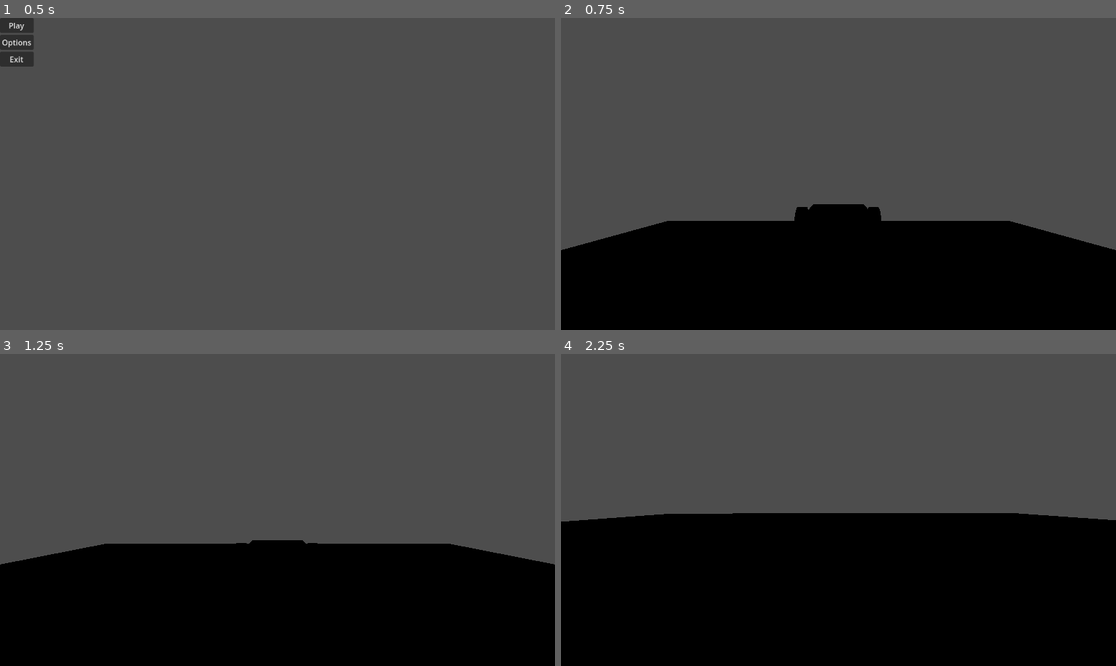
Above: before the commit, frames 1-4 (two rows, left to right).
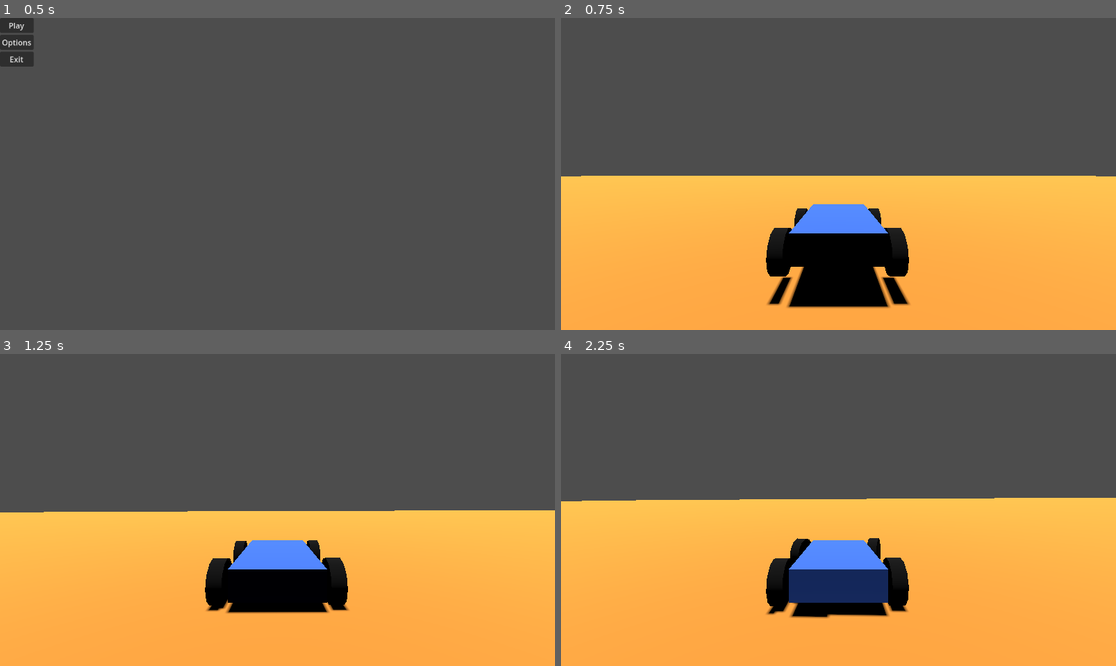
Above: after the commit, the same moments.

Repository: Aadniz/pqcrg
Game: Godot game, scene res://main_menu.tscn
Two runs of this game, one before a commit and one after it. Both use one fixed random seed, a clock stepped at 60 frames per second and the inputs below.
Inputs:
- Up to frame 1 (0.5 s): no input
- Up to frame 2 (0.75 s): click "Play" at 0.5 s
- Up to frame 3 (1.25 s): no input
- Up to frame 4 (2.25 s): hold D (right) 1.28-2.03 s; hold S (backward) from 2.03 s (still down)

Frame 1 is identical in both runs. In frame 2, 44% of the frame differs, in the area x 0-100%, y 50-100%; in frame 3, 46%; in frame 4, 52%, in the area x 0-100%, y 46-100%.

Commit message:
Changed car physics

Diff:
--- a/prototypegame/car.gd
+++ b/prototypegame/car.gd
@@ -1,20 +1,8 @@
 extends VehicleBody3D
 
-var max_rpm = 500
-var max_torque = 200
+const MAX_STEER = 0.8
+const ENGINE_POWER = 300
 
-func _physics_process(delta):
-	steering = lerp(steering, Input.get_axis("right","left") * 0.4 , 5 * delta)
-	var acceleration = Input.get_axis("backward","forward")
-	var rpm = $back_left_wheel.get_rpm()
-	$back_left_wheel.engine_force = acceleration * max_torque * (1-rpm/max_rpm)
-	rpm = $back_right_wheel.get_rpm()
-	$back_right_wheel.engine_force = acceleration * max_torque * (1-rpm/max_rpm)
-# Called when the node enters the scene tree for the first time.
-func _ready():
-	pass # Replace with function body.
-
-
-# Called every frame. 'delta' is the elapsed time since the previous frame.
 func _process(delta):
-	pass
+	steering = move_toward(steering, Input.get_axis("right","left")*MAX_STEER,delta*2.5)
+	engine_force = Input.get_axis("backward","forward") * ENGINE_POWER
--- a/prototypegame/game.tscn
+++ b/prototypegame/game.tscn
@@ -1,16 +1,23 @@
-[gd_scene load_steps=10 format=3 uid="uid://bkcgkr3bw3qdv"]
+[gd_scene load_steps=12 format=3 uid="uid://bkcgkr3bw3qdv"]
 
 [ext_resource type="Script" path="res://game.gd" id="1_i6f0p"]
 [ext_resource type="Script" path="res://car.gd" id="2_cvreh"]
 [ext_resource type="PackedScene" uid="uid://d0md85xn4okgj" path="res://pause_menu.tscn" id="3_f7hdu"]
 
+[sub_resource type="StandardMaterial3D" id="StandardMaterial3D_bgms1"]
+albedo_color = Color(1, 0.639216, 0.231373, 1)
+
 [sub_resource type="BoxMesh" id="BoxMesh_5tlra"]
-size = Vector3(50, 1, 50)
+size = Vector3(500, 1, 500)
 
-[sub_resource type="ConcavePolygonShape3D" id="ConcavePolygonShape3D_l8ixe"]
-data = PackedVector3Array(-25, 0.5, 25, 25, 0.5, 25, -25, -0.5, 25, 25, 0.5, 25, 25, -0.5, 25, -25, -0.5, 25, 25, 0.5, -25, -25, 0.5, -25, 25, -0.5, -25, -25, 0.5, -25, -25, -0.5, -25, 25, -0.5, -25, 25, 0.5, 25, 25, 0.5, -25, 25, -0.5, 25, 25, 0.5, -25, 25, -0.5, -25, 25, -0.5, 25, -25, 0.5, -25, -25, 0.5, 25, -25, -0.5, -25, -25, 0.5, 25, -25, -0.5, 25, -25, -0.5, -25, 25, 0.5, 25, -25, 0.5, 25, 25, 0.5, -25, -25, 0.5, 25, -25, 0.5, -25, 25, 0.5, -25, -25, -0.5, 25, 25, -0.5, 25, -25, -0.5, -25, 25, -0.5, 25, 25, -0.5, -25, -25, -0.5, -25)
+[sub_resource type="ConcavePolygonShape3D" id="ConcavePolygonShape3D_n0n11"]
+data = PackedVector3Array(-250, 0.5, 250, 250, 0.5, 250, -250, -0.5, 250, 250, 0.5, 250, 250, -0.5, 250, -250, -0.5, 250, 250, 0.5, -250, -250, 0.5, -250, 250, -0.5, -250, -250, 0.5, -250, -250, -0.5, -250, 250, -0.5, -250, 250, 0.5, 250, 250, 0.5, -250, 250, -0.5, 250, 250, 0.5, -250, 250, -0.5, -250, 250, -0.5, 250, -250, 0.5, -250, -250, 0.5, 250, -250, -0.5, -250, -250, 0.5, 250, -250, -0.5, 250, -250, -0.5, -250, 250, 0.5, 250, -250, 0.5, 250, 250, 0.5, -250, -250, 0.5, 250, -250, 0.5, -250, 250, 0.5, -250, -250, -0.5, 250, 250, -0.5, 250, -250, -0.5, -250, 250, -0.5, 250, 250, -0.5, -250, -250, -0.5, -250)
+
+[sub_resource type="StandardMaterial3D" id="StandardMaterial3D_2tnjf"]
+albedo_color = Color(0.270588, 0.47451, 1, 1)
 
 [sub_resource type="BoxMesh" id="BoxMesh_kfl61"]
+material = SubResource("StandardMaterial3D_2tnjf")
 size = Vector3(1.5, 0.5, 3)
 
 [sub_resource type="ConvexPolygonShape3D" id="ConvexPolygonShape3D_gviim"]
@@ -30,15 +37,17 @@
 script = ExtResource("1_i6f0p")
 
 [node name="ground" type="MeshInstance3D" parent="."]
+material_override = SubResource("StandardMaterial3D_bgms1")
 mesh = SubResource("BoxMesh_5tlra")
 
 [node name="StaticBody3D" type="StaticBody3D" parent="ground"]
 
 [node name="CollisionShape3D" type="CollisionShape3D" parent="ground/StaticBody3D"]
-shape = SubResource("ConcavePolygonShape3D_l8ixe")
+shape = SubResource("ConcavePolygonShape3D_n0n11")
 
 [node name="car" type="VehicleBody3D" parent="."]
-transform = Transform3D(1, 0, 0, 0, 1, 0, 0, 0, 1, 0, 6.33977, 0)
+transform = Transform3D(1, 0, 0, 0, 1, 0, 0, 0, 1, 0, 1.74136, 0)
+gravity_scale = 3.0
 script = ExtResource("2_cvreh")
 
 [node name="car_body" type="MeshInstance3D" parent="car"]
@@ -51,9 +60,12 @@
 transform = Transform3D(1, 0, 0, 0, 1, 0, 0, 0, 1, 1, 0, 1)
 use_as_steering = true
 wheel_radius = 0.4
+wheel_rest_length = 0.2
+wheel_friction_slip = 1.0
 suspension_stiffness = 50.0
-damping_compression = 1.9
-damping_relaxation = 2.0
+suspension_max_force = 4000.0
+damping_compression = 0.3
+damping_relaxation = 0.5
 
 [node name="MeshInstance3D" type="MeshInstance3D" parent="car/front_left_wheel"]
 transform = Transform3D(-4.37114e-08, -1, 0, 1, -4.37114e-08, 0, 0, 0, 1, 0, 0, 0)
@@ -63,9 +75,12 @@
 transform = Transform3D(1, 0, 0, 0, 1, 0, 0, 0, 1, -0.968794, 0, 1)
 use_as_steering = true
 wheel_radius = 0.4
+wheel_rest_length = 0.2
+wheel_friction_slip = 1.0
 suspension_stiffness = 50.0
-damping_compression = 1.9
-damping_relaxation = 2.0
+suspension_max_force = 4000.0
+damping_compression = 0.3
+damping_relaxation = 0.5
 
 [node name="MeshInstance3D" type="MeshInstance3D" parent="car/front_right_wheel"]
 transform = Transform3D(-4.37114e-08, -1, 0, 1, -4.37114e-08, 0, 0, 0, 1, 0, 0, 0)
@@ -75,9 +90,12 @@
 transform = Transform3D(1, 0, 0, 0, 1, 0, 0, 0, 1, 1, 0, -1.01172)
 use_as_traction = true
 wheel_radius = 0.4
+wheel_rest_length = 0.2
+wheel_friction_slip = 1.0
 suspension_stiffness = 50.0
-damping_compression = 1.9
-damping_relaxation = 2.0
+suspension_max_force = 4000.0
+damping_compression = 0.3
+damping_relaxation = 0.5
 
 [node name="MeshInstance3D" type="MeshInstance3D" parent="car/back_left_wheel"]
 transform = Transform3D(-4.37114e-08, -1, 0, 1, -4.37114e-08, 0, 0, 0, 1, 0, 0, 0)
@@ -87,9 +105,12 @@
 transform = Transform3D(1, 0, 0, 0, 1, 0, 0, 0, 1, -0.968794, 0, -1.01172)
 use_as_traction = true
 wheel_radius = 0.4
+wheel_rest_length = 0.2
+wheel_friction_slip = 1.0
 suspension_stiffness = 50.0
-damping_compression = 1.9
-damping_relaxation = 2.0
+suspension_max_force = 4000.0
+damping_compression = 0.3
+damping_relaxation = 0.5
 
 [node name="MeshInstance3D" type="MeshInstance3D" parent="car/back_right_wheel"]
 transform = Transform3D(-4.37114e-08, -1, 0, 1, -4.37114e-08, 0, 0, 0, 1, 0, 0, 0)
@@ -100,3 +121,7 @@
 
 [node name="pause_menu" parent="car/Camera3D" instance=ExtResource("3_f7hdu")]
 visible = false
+
+[node name="DirectionalLight3D" type="DirectionalLight3D" parent="."]
+transform = Transform3D(1, 0, 0, 0, -4.37114e-08, 1, 0, -1, -4.37114e-08, 0, 14.6118, 0)
+shadow_enabled = true
